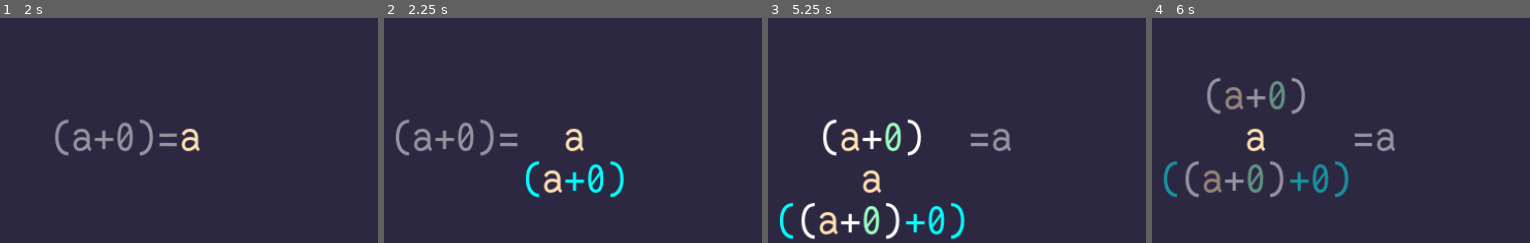
Above: before the commit, frames 1-4 (left to right).
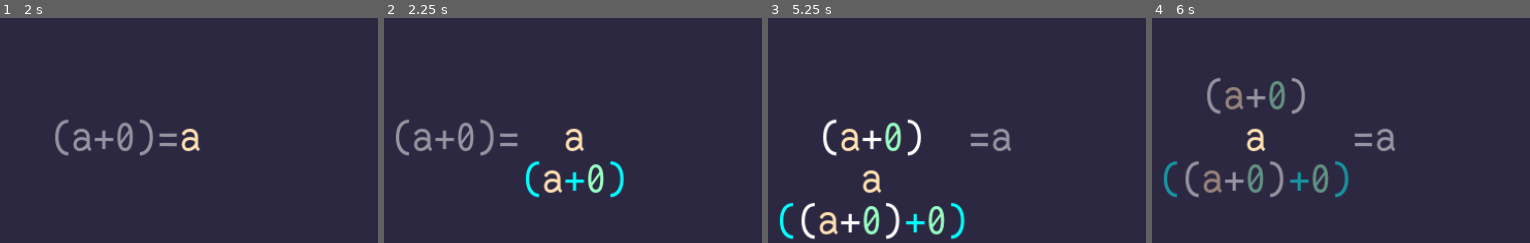
Above: after the commit, the same moments.

Repository: theoahfeldt/emperical-maths
Game: Godot game, scene res://main.tscn
Two runs of this game, one before a commit and one after it. Both use one fixed random seed, a clock stepped at 60 frames per second and the inputs below.
Inputs:
- Up to frame 1 (2 s): click "(a+0)=a" at 0.5 s; tap Enter (expression_confirm) at 1.25, 1.35 s; hold Right (expression_right) from 1.28 s (still down)
- Up to frame 2 (2.25 s): tap Enter (expression_confirm) at 2 s; release Right (expression_right) at 2.03 s; hold Down (expression_down) from 2.03 s (still down); tap Space (expression_select) at 2.1 s
- Up to frame 3 (5.25 s): tap Enter (expression_confirm) at 2.75, 2.85, 3.5, 4.25, 4.35, 5 s; release Down (expression_down) at 2.78 s; hold Right (expression_right) 2.78-3.53 s; hold Up (expression_up) 3.53-4.28 s; tap Space (expression_select) at 3.6, 5.1 s; hold Left (expression_left) from 4.28 s (still down)
- Up to frame 4 (6 s): release Left (expression_left) at 5.78 s; hold Down (expression_down) from 5.78 s (still down); tap Enter (expression_confirm) at 5.85 s
The pictures show only the part of the screen within x 31-80%, y 24-74%; the shares and areas given below are measured in that part.

Frame 1 is identical in both runs. In frame 2, 0.3% of the frame differs, in the area x 53-59%, y 64-78%; in frame 3, 0.4%, in the area x 42-47%, y 83-97%; in frame 4, 0.3%.

Commit message:
Refactor level construction from text in LevelButton

Diff:
--- a/game/algebra/logic/rules/assumption_rule.gd
+++ b/game/algebra/logic/rules/assumption_rule.gd
@@ -4,6 +4,10 @@
 
 var _before: AlgebraicExpression
 var _after: AlgebraicExpression
+
+
+func _to_string() -> String:
+	return "AssumptionRule(%s, %s)" % [_before.to_string(), _after.to_string()]
 
 
 static func create(before: AlgebraicExpression, after: AlgebraicExpression
--- a/game/algebra/logic/rules/identity_rule.gd
+++ b/game/algebra/logic/rules/identity_rule.gd
@@ -4,6 +4,10 @@
 
 var _before: ManipulableExpression
 var _after: ManipulableExpression
+
+
+func _to_string() -> String:
+	return "IdentityRule(%s, %s)" % [_before.to_string(), _after.to_string()]
 
 
 static func create(
--- a/game/ui/level_button.gd
+++ b/game/ui/level_button.gd
@@ -3,47 +3,61 @@
 
 
 @export var dependencies: Array[LevelButton]
+@onready var expression: ParsableExpression = AlgebraicParser.parse(text)
 
 
 func construct_level() -> Level:
-	var rules: Array[AlgebraicRule]
-	if dependencies.is_empty():
-		rules = level_rules()
-	else:
-		rules = imported_rules()
-	var parts := text.split("=>")
-	if len(parts) == 1:
-		return Level.create(AlgebraicEquality.from_string(parts[0]), rules)
-	elif len(parts) == 2:
-		return conditional_level(parts[0], parts[1], rules)
-	else:
-		push_error("Cannot construct level out of string: ", text)
-		return Level.new()
+	if dependencies.is_empty() and expression is AlgebraicEquality:
+		return _axiom_level(expression)
+	if expression is AlgebraicEquality:
+		return _identity_level(expression)
+	if expression is Implication:
+		return _conditional_level(expression)
+	push_error("Cannot construct level out of string: ", text)
+	return null
 
 
-func conditional_level(
-		antecedent: String, consequent: String, rules: Array[AlgebraicRule]
-		) -> Level:
-	var assumption := AlgebraicEquality.from_string(antecedent)
-	var assumption_rules: Array[AlgebraicRule] = []
-	assumption_rules.assign(AssumptionRule.from_equality(assumption))
-	var level_equality := AlgebraicEquality.from_string(consequent)
-	return Level.create(level_equality, assumption_rules + rules)
+func exported_rules() -> Array[AlgebraicRule]:
+	var rules := _distinct_rules(_imported_rules())
+	return _level_rules() + rules
 
 
-func level_rules() -> Array[AlgebraicRule]:
-	var equality := AlgebraicEquality.from_string(text)
+func _axiom_level(equality: AlgebraicEquality) -> Level:
+	return Level.create(equality, _level_rules())
+
+
+func _identity_level(equality: AlgebraicEquality) -> Level:
+	return Level.create(equality, _imported_rules())
+
+
+func _conditional_level(implication: Implication) -> Level:
+	var assumption_rules: Array[AlgebraicRule] = []
+	assumption_rules.assign(AssumptionRule.from_equality(implication.antecedent))
+	return Level.create(implication.consequent, assumption_rules + _imported_rules())
+
+
+func _level_rules() -> Array[AlgebraicRule]:
 	var rules: Array[AlgebraicRule] = []
-	rules.assign(IdentityRule.from_equality(equality))
+	if expression is AlgebraicEquality:
+		rules.assign(IdentityRule.from_equality(expression))
+		return rules
+	if expression is Implication:
+		#TODO
+		pass
 	return rules
 
 
-func imported_rules() -> Array[AlgebraicRule]:
+func _imported_rules() -> Array[AlgebraicRule]:
 	var rules: Array[AlgebraicRule] = []
 	for dependency in dependencies:
 		rules += dependency.exported_rules()
 	return rules
 
 
-func exported_rules() -> Array[AlgebraicRule]:
-	return level_rules() + imported_rules()
+func _distinct_rules(rules: Array[AlgebraicRule]) -> Array[AlgebraicRule]:
+	var distinct: Array[AlgebraicRule] = []
+	var dict := {}
+	for rule in rules:
+		dict[rule.to_string()] = rule
+	distinct.assign(dict.values())
+	return distinct
